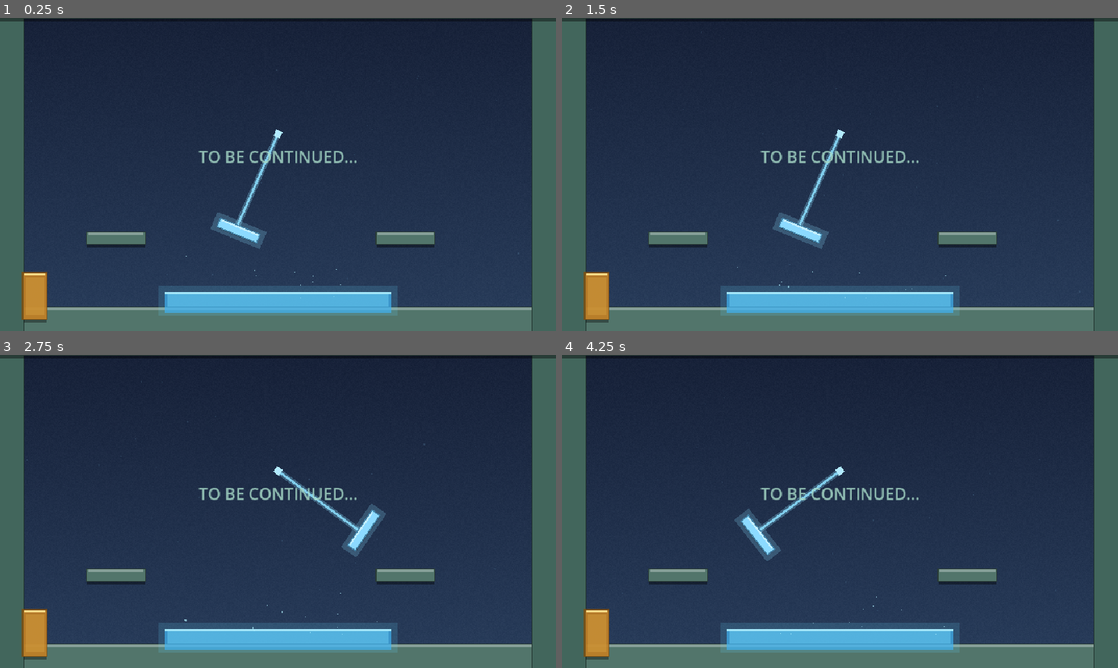
Above: before the commit, frames 1-4 (two rows, left to right).
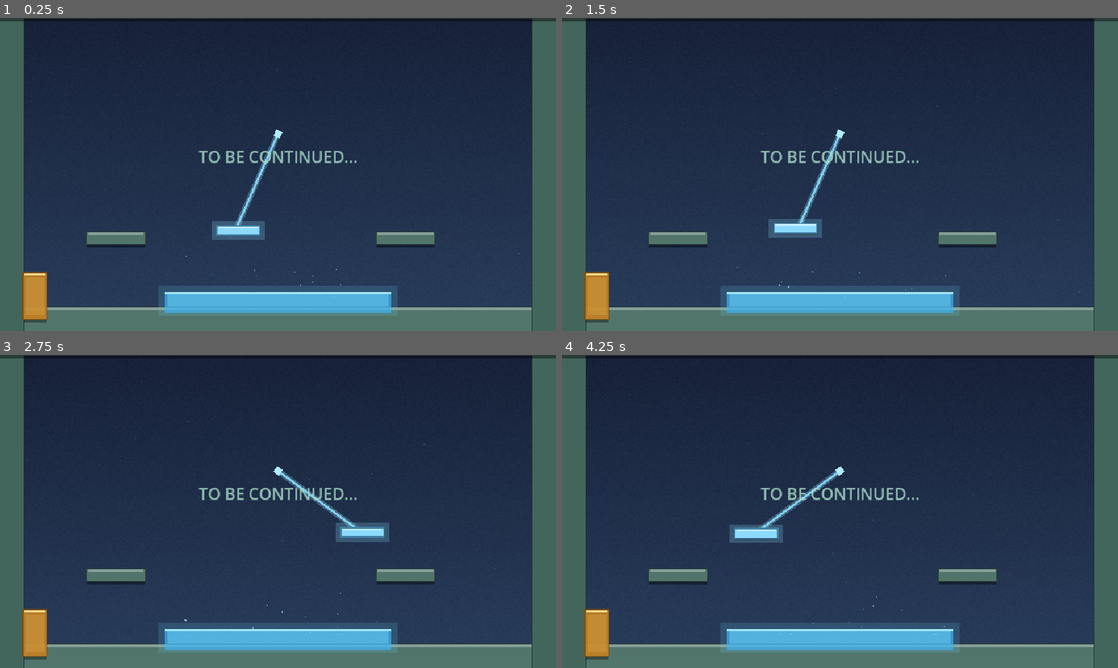
Above: after the commit, the same moments.

Repository: andy-augustine/godot-helloworld
Game: Godot game, scene res://rooms/ThirdRoom.tscn
Two runs of this game, one before a commit and one after it. Both use one fixed random seed, a clock stepped at 60 frames per second and the inputs below. This scene is started directly instead of the project's main scene.
Inputs (mouse positions are in pixels of both pictures, inside the frame that each line leads up to):
- Up to frame 1 (0.25 s): no input
- Up to frame 2 (1.5 s): tap Enter (ui_accept) at 0.5 s; move the mouse to (962, 158) at 0.52 s; hold D (move_right) 0.53-1.25 s; tap Shift (dash) at 0.6 s; click (962, 158) at 0.67 s; tap Space (jump) at 0.77 s; drag from (728, 190) to (840, 302) at 1.27 s
- Up to frame 3 (2.75 s): move the mouse to (333, 442) at 2.02 s; hold D (move_right) from 2.03 s (still down); tap Shift (dash) at 2.1 s
- Up to frame 4 (4.25 s): release D (move_right) at 2.75 s; drag from (812, 574) to (595, 633) at 2.77 s; move the mouse to (1006, 558) at 3.52 s; hold A (move_left) from 3.53 s (still down); tap Shift (dash) at 3.6 s; tap Space (jump) at 3.77 s

The runs differ from the first frame. In frame 1, 0.5% of the frame differs, in the area x 37-48%, y 62-74%; in frame 2, 0.6%; in frame 3, 0.8%, in the area x 60-70%, y 47-65%; in frame 4, 0.8%.

Commit message:
fix(SwingTendril): keep platform horizontal during swing arc
User reported "no moving platform" in ThirdRoom. Runtime inspection via
execute_game_script + capture_frames showed the platform was rendered
correctly but rotating *with* the parent Pivot — at swing extremes the
platform tilted ±55°, reading as "part of the rope" rather than a
distinct horizontal surface, and being unrideable since a 55°-tilted
surface slides the player off.

Fix: PlatformBody.rotation = -pivot_rotation each physics tick. The
position still follows the pendulum arc (since PlatformBody is a child
of Pivot and inherits the parent transform), but its global rotation
stays 0 so the top is always level.

Verified by:
- 10-frame capture with player parked on the platform — player rides
  the swing through the full arc, AnimatableBody2D + sync_to_physics
  carries CharacterBody2D as expected when parent transform changes.
- Platform-top stays horizontal across all frames (was previously
  tilting visibly with the rope).

Closes the gap I flagged in the previous turn — runtime gameplay
verification was missing for the swing mechanic. This is the first
session-wide example of "code that parses isn't code that works"
and a reminder to drive the player into new mechanics via simulated
input before declaring them shipped.

Co-Authored-By: Claude Opus 4.7 (1M context) <noreply@anthropic.com>

Diff:
--- a/hazards/SwingTendril.gd
+++ b/hazards/SwingTendril.gd
@@ -13,6 +13,7 @@
 @export var phase_offset: float = 0.0   # 0..TAU; advances the starting angle for cycling levels
 
 @onready var _pivot: Node2D = $Pivot
+@onready var _platform: AnimatableBody2D = $Pivot/PlatformBody
 
 var _time: float = 0.0
 
@@ -24,4 +25,10 @@
 func _physics_process(delta: float) -> void:
 	_time += delta
 	var phase: float = _time * TAU / swing_period
-	_pivot.rotation = deg_to_rad(swing_amplitude_deg) * sin(phase)
+	var rot: float = deg_to_rad(swing_amplitude_deg) * sin(phase)
+	# Pivot rotates the tendril visually + arcs the platform's position around
+	# the swing radius. PlatformBody counter-rotates by the same amount so its
+	# global rotation stays 0 — the platform-top stays level so the player
+	# can stand on it without sliding off at the extremes.
+	_pivot.rotation = rot
+	_platform.rotation = -rot
